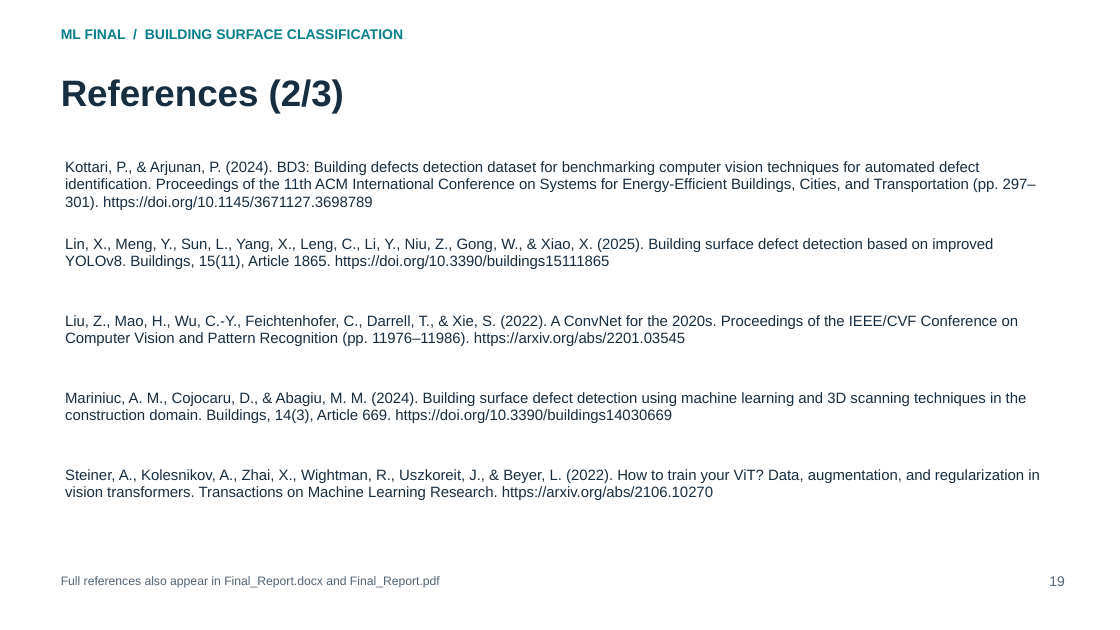
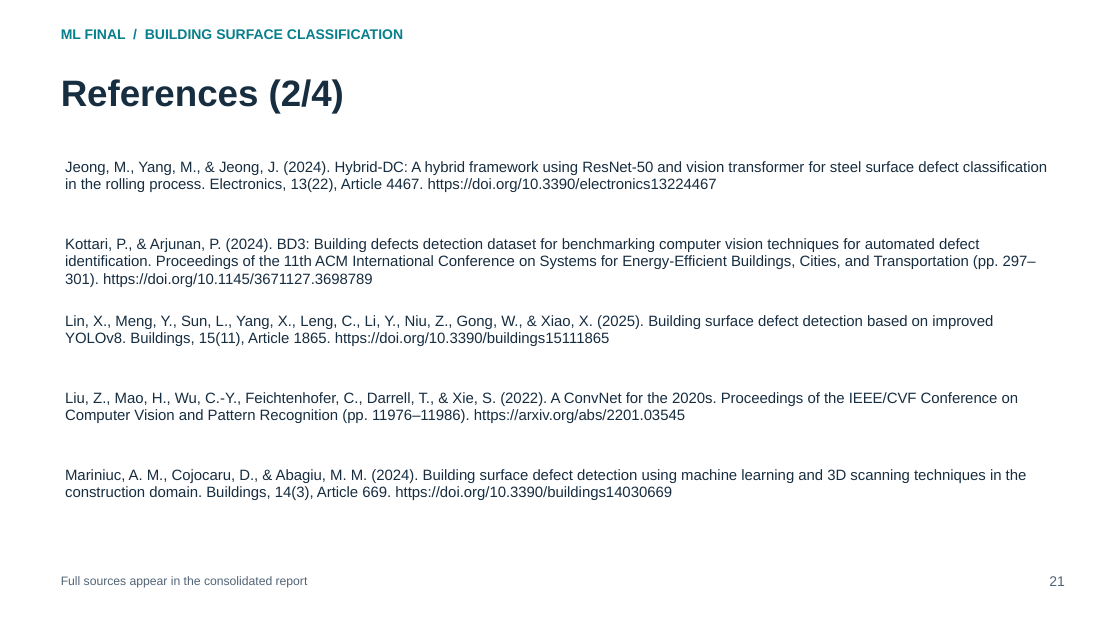
Before and after one commit to darau77/Finalski, a slide deck: slide 21 of docs/Final_Presentation.pptx (slide 19 before the commit). Drawn at 1120x630 pixels with LibreOffice and Linux fonts; fonts in the diff are those of the drawing. Boxes give left, top, right and bottom in pixels: in the first picture for what was removed or moved away, otherwise in the second. Text is boxed around its words. In the diff, an @@ line names an element or a change of style, - is before the commit and + after.

Commit message:
Consolidate final study, unified demo, report and presentation

```diff
--- a/docs/Final_Presentation.pptx
+++ b/docs/Final_Presentation.pptx
@@ text at (x1=61, y1=79, x2=344, y2=113): text changed @@
-References (2/3)
+References (2/4)
@@ text added at (x1=65, y1=161, x2=1047, y2=192), 12.8 pt, text #172D40 @@
+Jeong, M., Yang, M., & Jeong, J. (2024). Hybrid-DC: A hybrid framework using ResNet-50 and vision transformer for steel surface defect classification in the rolling process. Electronics, 13(22), Article 4467. https://doi.org/10.3390/electronics13224467
@@ 3 texts moved together from (x1=65, y1=161, x2=1036, y2=423) to (x1=65, y1=238, x2=1036, y2=500) @@
@@ text "Lin, X., Meng, Y., Sun, ..." moved from (x1=65, y1=238, x2=993, y2=269) to (x1=65, y1=315, x2=993, y2=346) @@
@@ text removed at (x1=65, y1=469, x2=1040, y2=500) @@
-Steiner, A., Kolesnikov, A., Zhai, X., Wightman, R., Uszkoreit, J., & Beyer, L. (2022). How to train your ViT? Data, augmentation, and regularization in vision transformers. Transactions on Machine Learning Research. https://arxiv.org/abs/2106.10270
@@ text at (x1=61, y1=576, x2=308, y2=588): text changed @@
-Full references also appear in Final_Report.docx and Final_Report.pdf
+Full sources appear in the consolidated report
@@ text at (x1=1049, y1=576, x2=1065, y2=586): text changed @@
-19
+21
```
Also in this commit, not shown: 18 other slides changed, 4 slides added, 1 slide removed, 25 other files.
